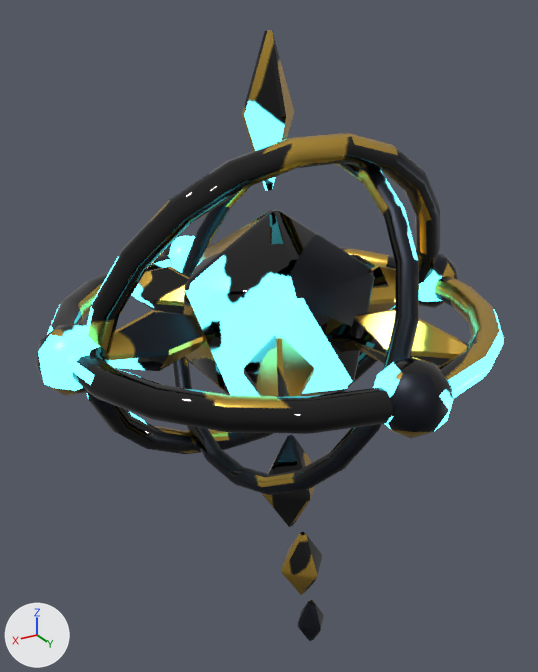
The Blender file Assets/Models/Enemies/SigilWisp/SigilWisp.blend as it was, and as the next commit left it.
Camera for both pictures: a 50 mm camera at (0.565, 0.922, 1.048) aimed at (0.001, -0.017, 0.578). Every picture has the same lights, and +X, +Y and +Z are marked at lower left. The older version comes first.

The first picture shows 'SigilWisp'.
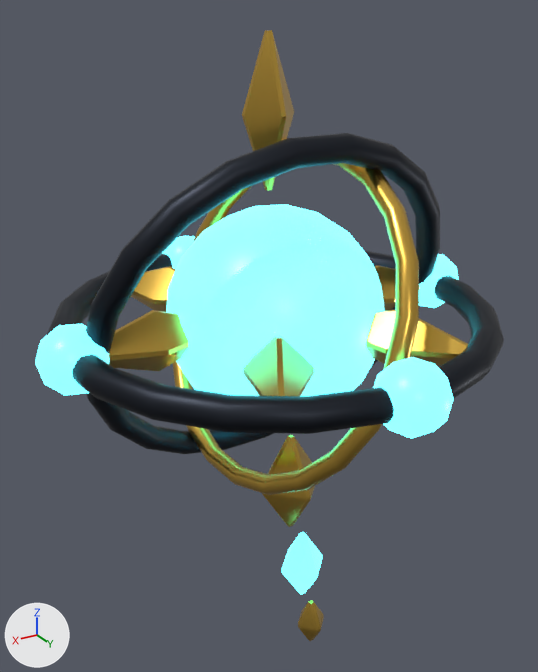
The change, as a list of edits to the scene's bpy script:
```text
Change me_sigilwisp:
    where me_sigilwisp.from_pydata(...)  # 1366 vertices, 1698 faces; spans x -0.368..0.368, y -0.368..0.368, z 0.059..1.029
    used by ob_sigilwisp; location = (0.0, 0.0, 0.0)
    me_sigilwisp part 1: the loose piece of 162 vertices spanning x -0.11..0.11, y -0.11..0.11, z 0.51..0.73 is scaled about its middle by 1.55
    me_sigilwisp part 2: 60 of 1366 vertices moved; they spanned x -0.15..0.15, y -0.143..0.143, z 0.456..0.784 and now span x -0.092..0.092, y -0.088..0.088, z 0.521..0.719; mean shift (0.0, 0.0, 0.0); largest move (-0.006, 0.005, 0.456) -> (-0.006, 0.005, 0.521)
    me_sigilwisp part 3: texture (UV) coordinates of 1698 of 1698 faces, centred in x -0.367..0.367, y -0.367..0.367, z 0.059..1.029, changed; they spanned u 0.0..0.99, v 0.0..1.0 and now span u 0.0..1.0, v 0.0..0.99
```

Pixel boxes [x1, y1, x2, y2] of what changed, in the pictures (538 x 672 px; the box of a moved part takes in the faces that stretch with it):
'SigilWisp', reshaped, surface changed: [35, 30, 504, 641] in both
part 1 of me_sigilwisp, moved or reshaped (not visible before): after [166, 204, 385, 396]
part 2 of me_sigilwisp, moved or reshaped (not visible afterwards): before [183, 210, 375, 396]
part 3 of me_sigilwisp, surface changed: [35, 30, 504, 641] in both
